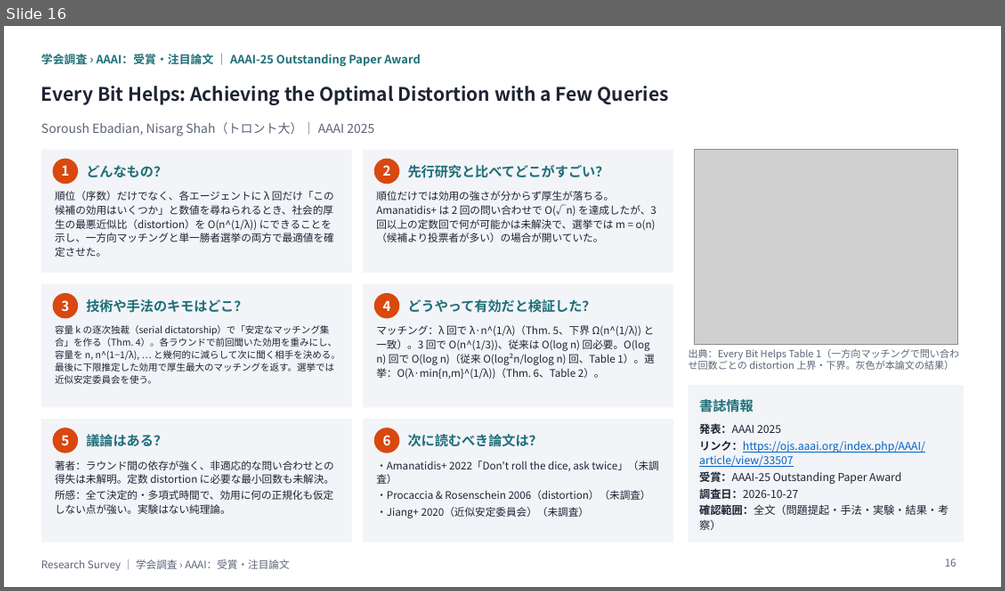
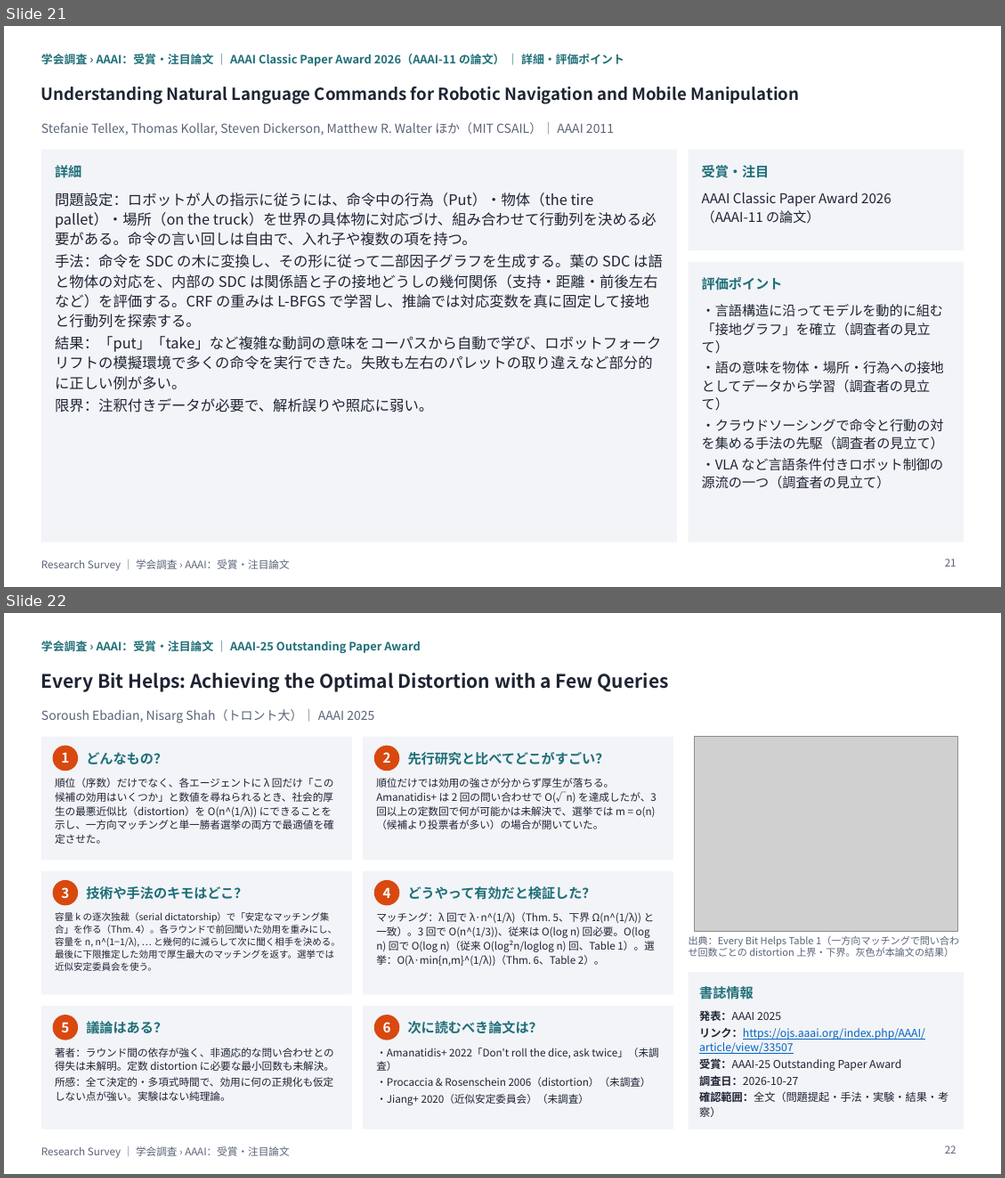
Before and after one commit to create-alt/researches, a slide deck: aaai/aaai.pptx. Shown one above the other, each under a label of ours: slide 16 before the commit, slides 21 and 22 after it. The pictures are 1005x591 and 1005x1178 pixels, drawn with LibreOffice and Linux fonts; fonts in the diff are those of the drawing; grey boxes stand for pictures. Boxes give left, top, right and bottom in pixels: in the first picture for what was removed or moved away, otherwise in the second. Text is boxed around its words. In the diff, an @@ line names an element or a change of style, - is before the commit and + after.

```diff
--- a/aaai/aaai.pptx
+++ b/aaai/aaai.pptx
@@ slide 21 added at <box>4,26,1001,587</box>, background #FFFFFF @@
@@ text added at <box>41,54,624,66</box>, 11 pt, text #1F6F78, bold @@
+学会調査 › AAAI：受賞・注目論文 ｜ AAAI Classic Paper Award 2026（AAAI-11 の論文） ｜ 詳細・評価ポイント
@@ text added at <box>41,87,799,104</box>, 16 pt, text #1E2433, bold @@
+Understanding Natural Language Commands for Robotic Navigation and Mobile Manipulation
@@ text added at <box>41,122,614,135</box>, 12 pt, text #5B6478 @@
+Stefanie Tellex, Thomas Kollar, Steven Dickerson, Matthew R. Walter ほか（MIT CSAIL）｜ AAAI 2011
@@ rectangle added at <box>41,150,677,542</box>, fill #F2F4F8 @@
@@ rectangle added at <box>688,150,963,250</box>, fill #F2F4F8 @@
@@ text added at <box>55,162,81,180</box>, 13 pt, text #1F6F78, bold @@
+詳細
@@ text added at <box>702,165,769,178</box>, 13 pt, text #1F6F78, bold @@
+受賞・注目
@@ text added at <box>55,192,663,412</box>, 14 pt, text #1E2433 @@
+問題設定：ロボットが人の指示に従うには、命令中の行為（Put）・物体（the tire pallet）・場所（on the truck）を世界の具体物に対応づけ、組み合わせて行動列を決める必要がある。命令の言い回しは自由で、入れ子や複数の項を持つ。
+手法：命令を SDC の木に変換し、その形に従って二部因子グラフを生成する。葉の SDC は語と物体の対応を、内部の SDC は関係語と子の接地どうしの幾何関係（支持・距離・前後左右など）を評価する。CRF の重みは L-BFGS で学習し、推論では対応変数を真に固定して接地と行動列を探索する。
+結果：「put」「take」など複雑な動詞の意味をコーパスから自動で学び、ロボットフォークリフトの模擬環境で多くの命令を実行できた。失敗も左右のパレットの取り違えなど部分的に正しい例が多い。
+限界：注釈付きデータが必要で、解析誤りや照応に弱い。
@@ text added at <box>702,192,891,224</box>, 13 pt, text #1E2433 @@
+AAAI Classic Paper Award 2026（AAAI-11 の論文）
@@ rectangle added at <box>688,262,963,542</box>, fill #F2F4F8 @@
@@ text added at <box>702,277,783,290</box>, 13 pt, text #1F6F78, bold @@
+評価ポイント
@@ text added at <box>702,304,944,489</box>, 13 pt, text #1E2433 @@
+・言語構造に沿ってモデルを動的に組む「接地グラフ」を確立（調査者の見立て）
+・語の意味を物体・場所・行為への接地としてデータから学習（調査者の見立て）
+・クラウドソーシングで命令と行動の対を集める手法の先駆（調査者の見立て）
+・VLA など言語条件付きロボット制御の源流の一つ（調査者の見立て）
@@ text added at <box>41,559,289,571</box>, 10 pt, text #5B6478 @@
+Research Survey ｜ 学会調査 › AAAI：受賞・注目論文
@@ page number added at <box>945,558,956,566</box>, 10 pt, text #5B6478 @@
+21
@@ what was slide 16 is now slide 22 @@
@@ page number at <box>945,1145,956,1153</box>: text changed @@
-16
+22
```
Also in this commit, not shown: 5 slides changed, 7 other slides added, 9 other files.
